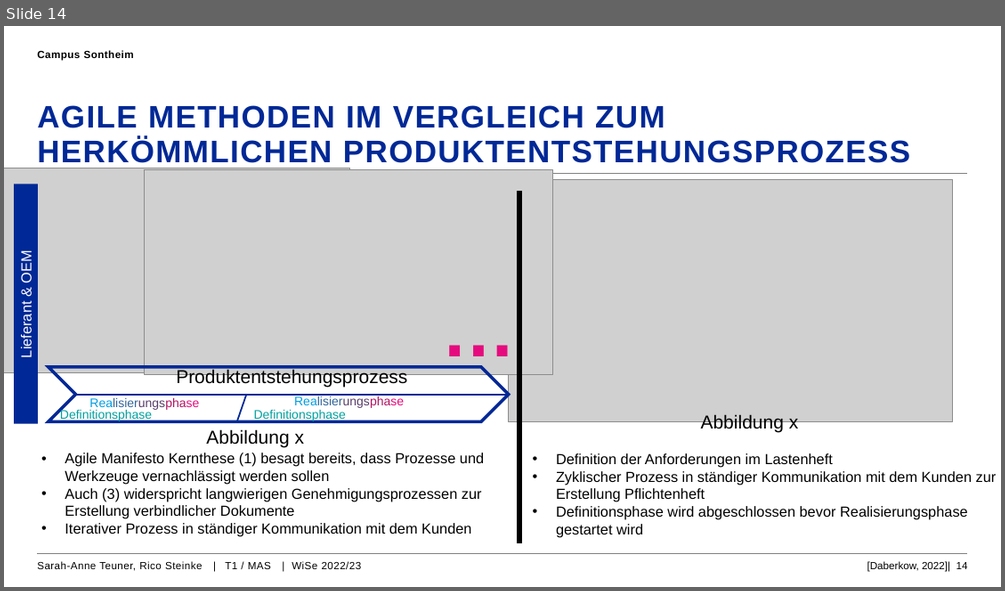
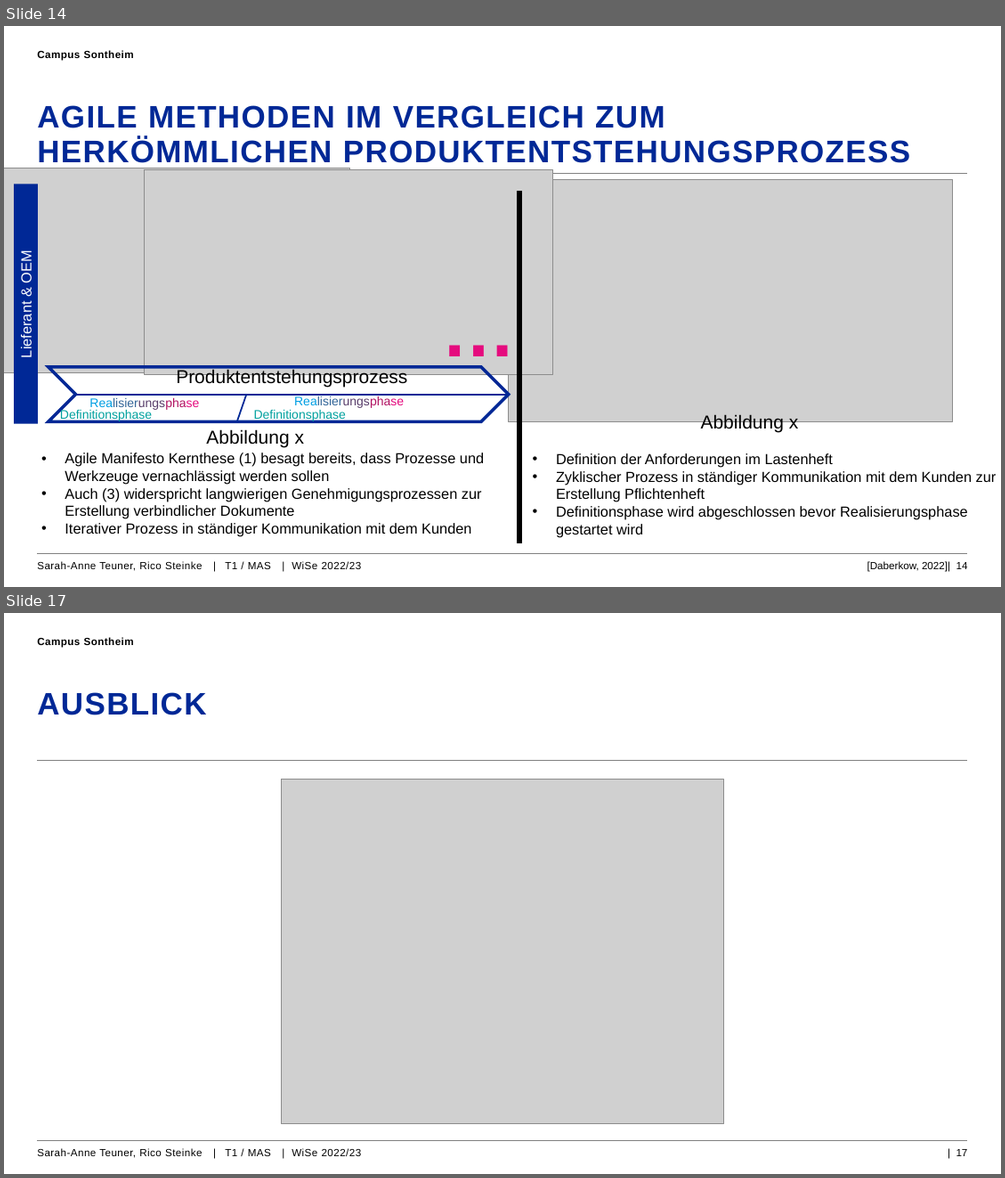
Before and after one commit to rico227/pgpe, a slide deck: Agile_Softwareentwicklung_Automotive_PGPE_rico.pptx. Shown one above the other, each under a label of ours: slide 14 before the commit, slides 14 and 17 after it; the slides between them are not shown. The pictures are 1005x591 and 1005x1178 pixels, drawn with LibreOffice and Linux fonts; fonts in the diff are those of the drawing; grey boxes stand for pictures; background and template pictures are left out. Boxes give left, top, right and bottom in pixels: in the first picture for what was removed or moved away, otherwise in the second. Text is boxed around its words. In the diff, an @@ line names an element or a change of style, - is before the commit and + after.

```diff
--- a/Agile_Softwareentwicklung_Automotive_PGPE_rico.pptx
+++ b/Agile_Softwareentwicklung_Automotive_PGPE_rico.pptx
@@ slide 17 added at (4, 613, 1001, 1174), background #FFFFFF; not listed: 2 template elements that a slide beside it also shows @@
@@ text added at (37, 637, 134, 648), 10 pt, text #000000, bold @@
+Campus Sontheim
@@ title added at (37, 692, 206, 715), 30 pt, text #002896, bold @@
+AUSBLICK
@@ picture added at (282, 779, 724, 1123) @@
@@ text added at (37, 1148, 362, 1158), 10 pt, text #000000 @@
+Sarah-Anne Teuner, Rico Steinke | T1 / MAS | WiSe 2022/23
@@ page number added at (956, 1149, 968, 1156), 10 pt, text #000000 @@
+| 17
```
Also in this commit, not shown: 2 slides changed, 2 other slides added, 4 other files.
